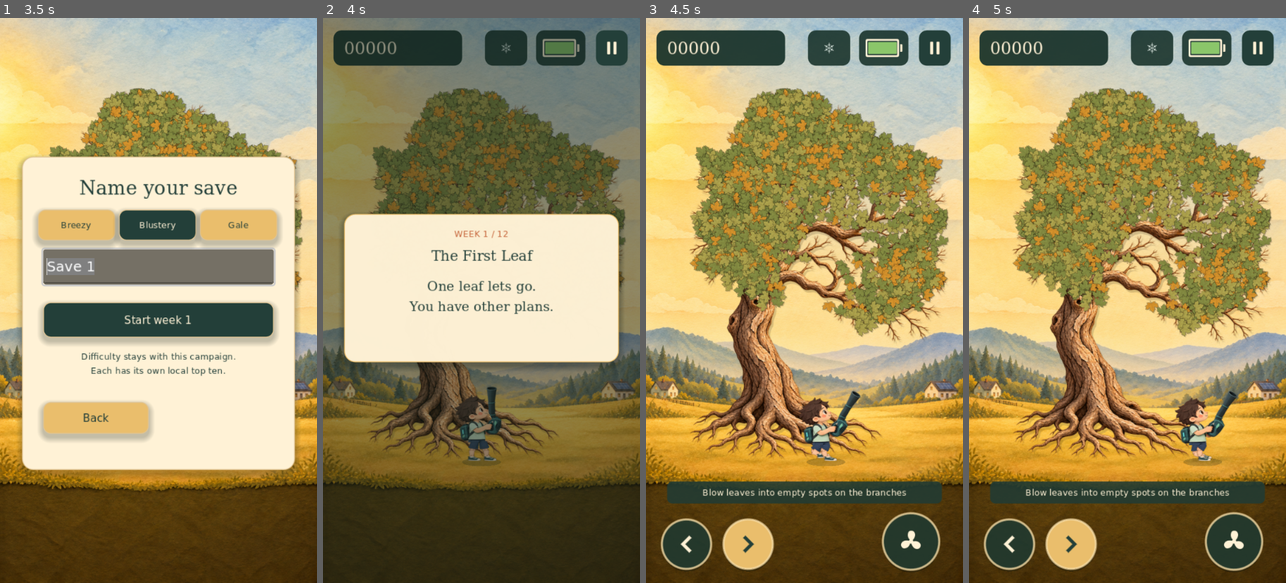
Above: before the commit, frames 1-4 (left to right).
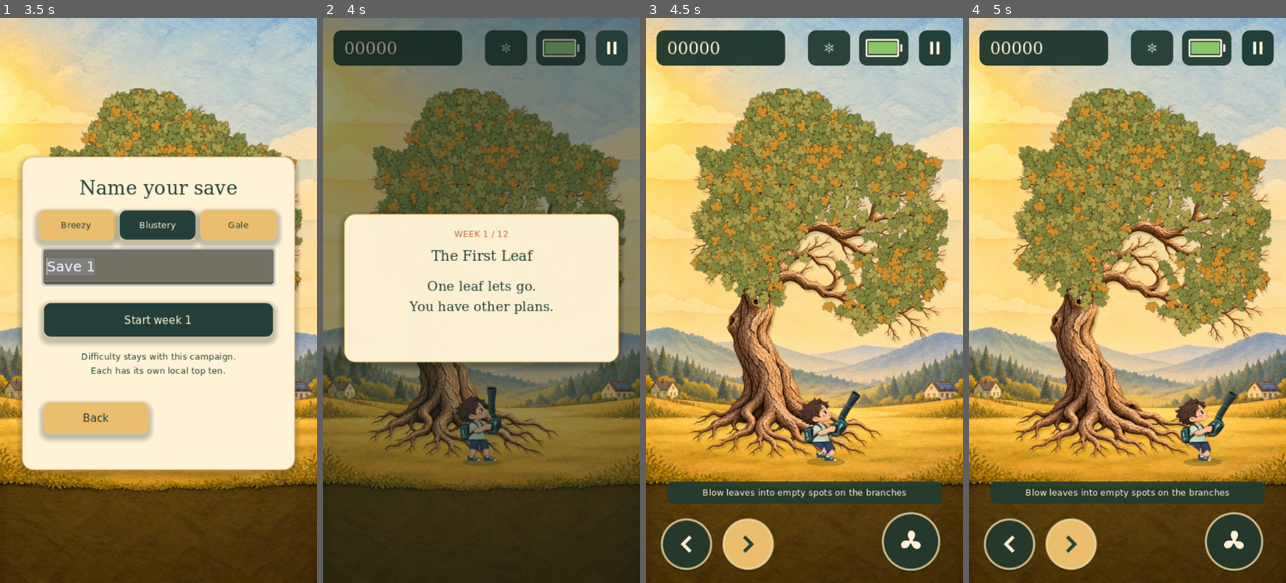
Above: after the commit, the same moments.

Repository: LostCanadian/sNOw
Game: Godot game, scene res://main.tscn
Same seed, same stepped clock (60 frames per second), same inputs: the game is played once before the commit and once after it.
Inputs (mouse positions are in pixels of both pictures, inside the frame that each line leads up to):
- Up to frame 1 (3.5 s): click "Continue / New game" at 0.5 s; click "Back to menu" at 1.25 s; click "Continue / New game" at 2 s; click "Slot 1 · New save" at 2.75 s
- Up to frame 2 (4 s): click "Start week 1" at 3.5 s
- Up to frame 3 (4.5 s): tap Enter at 4.25, 4.35 s; move the mouse to (874, 272) at 4.27 s; hold D from 4.28 s (still down); click (874, 272) at 4.42 s
- Up to frame 4 (5 s): keep holding D; tap Space at 4.52 s

Frame 1 is identical in both runs. In frame 2, less than 0.1% of the frame differs, in the area x 45-55%, y 74-79%; in frame 3, 0.1%, in the area x 52-61%, y 74-79%; in frame 4, 0.1%.

Commit message:
Clean up articulated paper limbs and bend knees toward the toes

Diff:
--- a/scripts/limb_regions.gd
+++ b/scripts/limb_regions.gd
@@ -1,22 +1,22 @@
 extends RefCounted
 ## Generated by tools/build_limb_regions.py; source artwork is unchanged.
 const RECTS := [
-	Rect2(95,44,157,251),
-	Rect2(411,43,154,252),
-	Rect2(698,54,97,236),
-	Rect2(976,54,97,236),
-	Rect2(1204,131,222,164),
-	Rect2(1505,133,222,162),
-	Rect2(88,313,162,256),
-	Rect2(411,314,161,256),
-	Rect2(693,328,106,237),
-	Rect2(972,328,106,237),
-	Rect2(1206,410,221,174),
-	Rect2(1506,410,221,174),
-	Rect2(90,591,162,257),
-	Rect2(410,591,162,258),
-	Rect2(690,602,112,231),
-	Rect2(968,601,113,231),
-	Rect2(1200,656,237,196),
-	Rect2(1494,656,237,196),
+	Rect2(65,78,201,217),
+	Rect2(379,77,208,218),
+	Rect2(693,81,119,214),
+	Rect2(952,81,119,214),
+	Rect2(1182,181,267,114),
+	Rect2(1490,181,270,114),
+	Rect2(52,345,206,217),
+	Rect2(384,346,207,215),
+	Rect2(692,343,132,225),
+	Rect2(943,343,134,225),
+	Rect2(1182,442,267,148),
+	Rect2(1490,441,270,149),
+	Rect2(44,593,217,219),
+	Rect2(379,593,212,220),
+	Rect2(687,595,140,221),
+	Rect2(938,594,140,222),
+	Rect2(1182,645,273,190),
+	Rect2(1483,645,280,190),
 ]
--- a/scripts/paper_actor.gd
+++ b/scripts/paper_actor.gd
@@ -96,7 +96,7 @@
 	var along := delta.normalized()
 	var projection := (upper * upper - lower * lower + distance * distance) / (2 * distance)
 	var bend := sqrt(maxf(0, upper * upper - projection * projection))
-	return hip + along * projection - along.orthogonal() * bend
+	return hip + along * projection + along.orthogonal() * bend
 
 func update_joints() -> void:
 	joints.clear()
@@ -111,7 +111,7 @@
 		var ankle := foot_target(leg)
 		var maximum := rest(HIPS[leg]).distance_to(rest(KNEES[leg])) + rest(KNEES[leg]).distance_to(rest(ANKLES[leg])) - 0.001
 		if hip.distance_to(ankle) > maximum: ankle = hip + (ankle - hip).normalized() * maximum
-		var bent := knee(hip, ankle, leg) if movement > 0.0001 else rest(KNEES[leg])
+		var bent := knee(hip, ankle, leg)
 		joints.append({"hip":hip, "knee":bent, "ankle":ankle})
 		bones.append(bone_transform(rest(HIPS[leg]), rest(KNEES[leg]), hip, bent))
 		bones.append(bone_transform(rest(KNEES[leg]), rest(ANKLES[leg]), bent, ankle))
--- a/tests/test_actor.gd
+++ b/tests/test_actor.gd
@@ -46,6 +46,15 @@
 		for uv in [Vector2(0.2, 0.8), Vector2(0.5, 0.9), Vector2(0.4, 1), Actor.NOZZLE_UV]:
 			finite = finite and actor.point(uv).is_finite()
 	check(finite, "two-bone skin stays finite throughout two strides")
+	var forward_knees:=true
+	for facing in [-1,1]:
+		for frame in range(120):
+			actor.advance(facing*1.2,1.0/60,false,false,facing)
+			for joint in actor.joints:
+				var direction:Vector2=(joint.ankle-joint.hip).normalized()
+				# Screen-space mirror reverses both the facing and the knee offset.
+				forward_knees=forward_knees and (joint.knee-joint.hip).dot(direction.orthogonal())>=0
+	check(forward_knees,"both knees bend toward the toes through full strides in both directions")
 	# Compare seeded flutter coefficients, lateral reversal and gravity through real steps.
 	var game = Loop.new(77)
 	game.spawn_leaf()
Binary file changed: assets/art/caretaker_limbs.png
Not shown, added: tests/test_beta_polish.gd.uid
Not shown, changed: docs/BETA_POLISH.md
